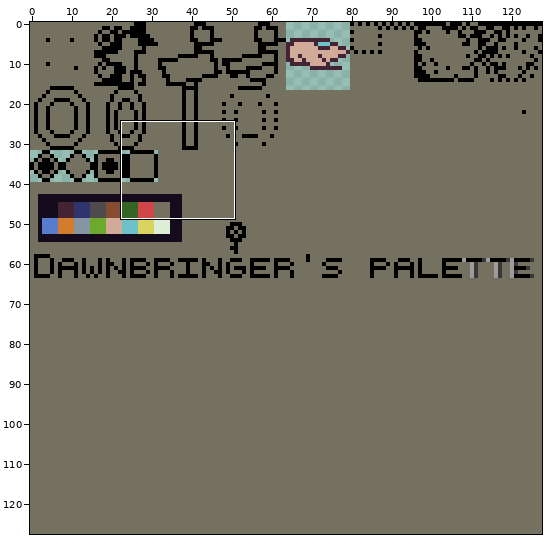
Edited in one commit: sprite sheet (public/sprites.png). Above: a wide view before the commit, with the close-up outlined.
Close-up. The starting point:
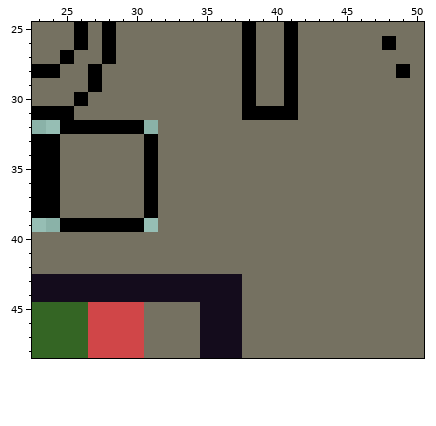
The file is 128x128 pixels. Shown: x 23..50, y 25..48.
Once edited:
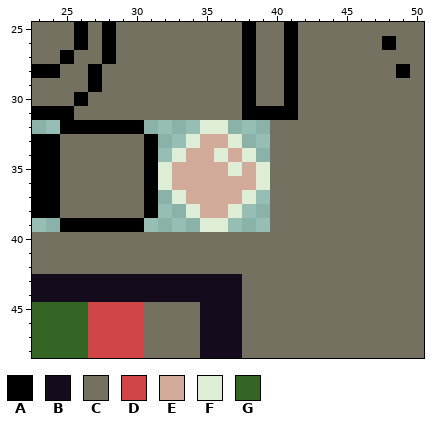
Palette (. is transparent): A #000000  B #140c1c  C #757161  D #d04648  E #d2aa99  F #deeed6  G #346524
Changes in this commit:
{"y":32,"x":32,"old":"CCCCCCCC","new":"...FF..."}
{"y":33,"x":32,"old":"CCCCCCCC","new":"..FEEF.."}
{"y":34,"x":32,"old":"CCCCCCCC","new":".FEEFEF."}
{"y":35,"x":32,"old":"CCCCCCCC","new":"FEEEEFEF"}
{"y":36,"x":32,"old":"CCCCCCCC","new":"FEEEEEEF"}
{"y":37,"x":32,"old":"CCCCCCCC","new":".FEEEEF."}
{"y":38,"x":32,"old":"CCCCCCCC","new":"..FEEF.."}
{"y":39,"x":32,"old":"CCCCCCCC","new":"...FF..."}
{"label":"changed","picture_box":[158,120,270,232]}
